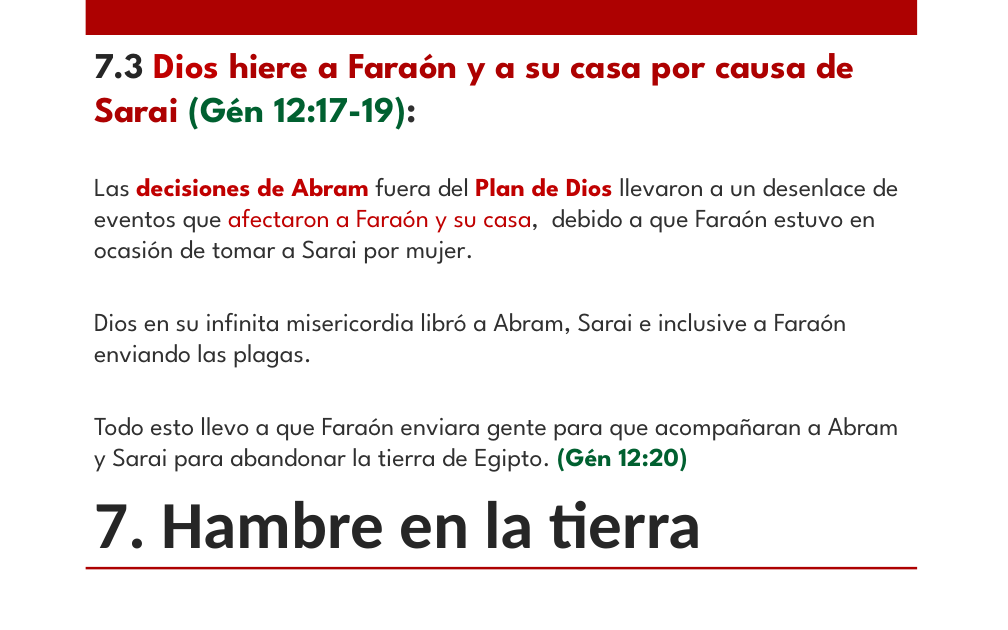
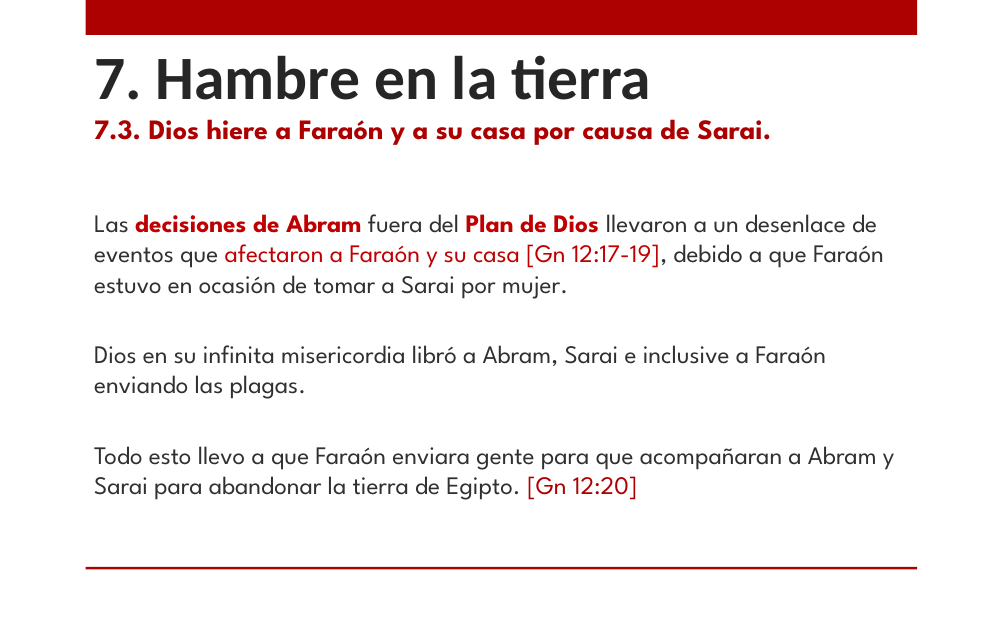
Before and after one commit to CreyTuning/documents, a slide deck: slide 15 of slideshow/Estudios Biblicos/3.-Genesis_1.pptx. Drawn at 1008x630 pixels with LibreOffice and Linux fonts; fonts in the diff are those of the drawing; background and template pictures are left out. Boxes give left, top, right and bottom in pixels: in the first picture for what was removed or moved away, otherwise in the second. Text is boxed around its words. In the diff, an @@ line names an element or a change of style, - is before the commit and + after.

```diff
--- a/slideshow/Estudios Biblicos/3.-Genesis_1.pptx
+++ b/slideshow/Estudios Biblicos/3.-Genesis_1.pptx
@@ text "7. Hambre en la tierra": place and size @@
-text "7. Hambre en la tierra" at [94, 500, 701, 549]
+text "7. Hambre en la tierra" at [94, 55, 651, 100]
@@ text "7. Hambre en la tierra" at [94, 55, 651, 100]: size 48 to 44 pt; vertical alignment bottom to middle @@
@@ text added at [94, 119, 771, 145], 20 pt, text #AD0101, bold @@
+7.3. Dios hiere a Faraón y a su casa por causa de Sarai.
@@ text "Las decisiones de Abram fuera ...": place and size @@
-text "Las decisiones de Abram fuera ..." at [94, 53, 899, 472]
+text "Las decisiones de Abram fuera ..." at [94, 214, 894, 500]
@@ text "Las decisiones de Abram fuera ..." at [94, 214, 894, 500]: vertical alignment top to middle @@
@@ text at [94, 214, 884, 299]: text changed; size 18.5 to 18 pt @@
-7.3 Dios hiere a Faraón y a su casa por causa de Sarai (Gén 12:17-19):
-Las decisiones de Abram fuera del Plan de Dios llevaron a un desenlace de eventos que afectaron a Faraón y su casa, debido a que Faraón estuvo en ocasión de tomar a Sarai por mujer.
+Las decisiones de Abram fuera del Plan de Dios llevaron a un desenlace de eventos que afectaron a Faraón y su casa [Gn 12:17-19], debido a que Faraón estuvo en ocasión de tomar a Sarai por mujer.
@@ text at [94, 345, 826, 399]: size 18.5 to 18 pt in "Dios en su infinita misericordia libró a ..." @@
@@ text at [94, 446, 894, 500]: text changed; size 18.5 to 18 pt @@
-Todo esto llevo a que Faraón enviara gente para que acompañaran a Abram y Sarai para abandonar la tierra de Egipto. (Gén 12:20)
+Todo esto llevo a que Faraón enviara gente para que acompañaran a Abram y Sarai para abandonar la tierra de Egipto. [Gn 12:20]
```
Also in this commit, not shown: 12 other slides changed.
